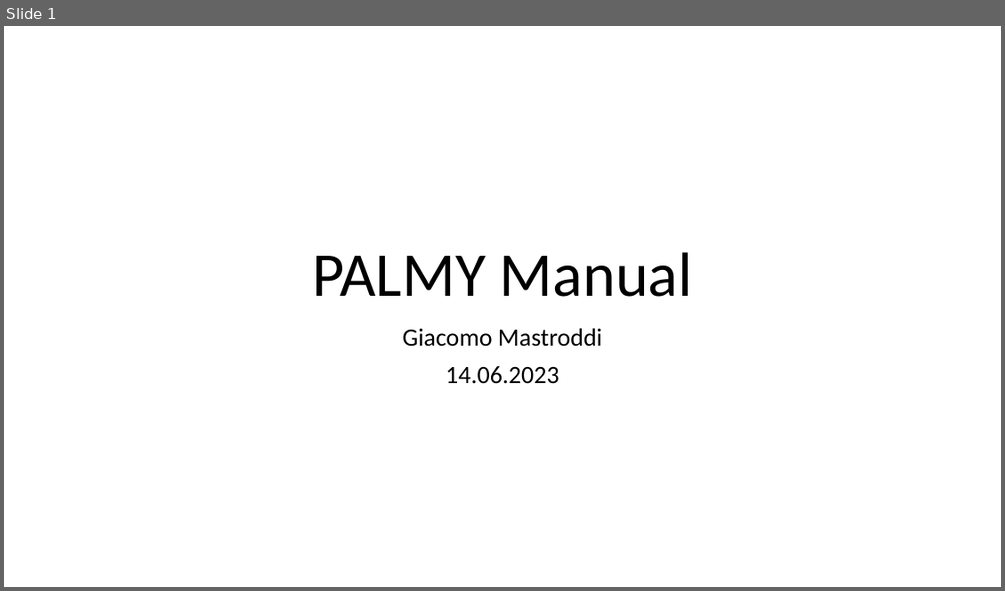
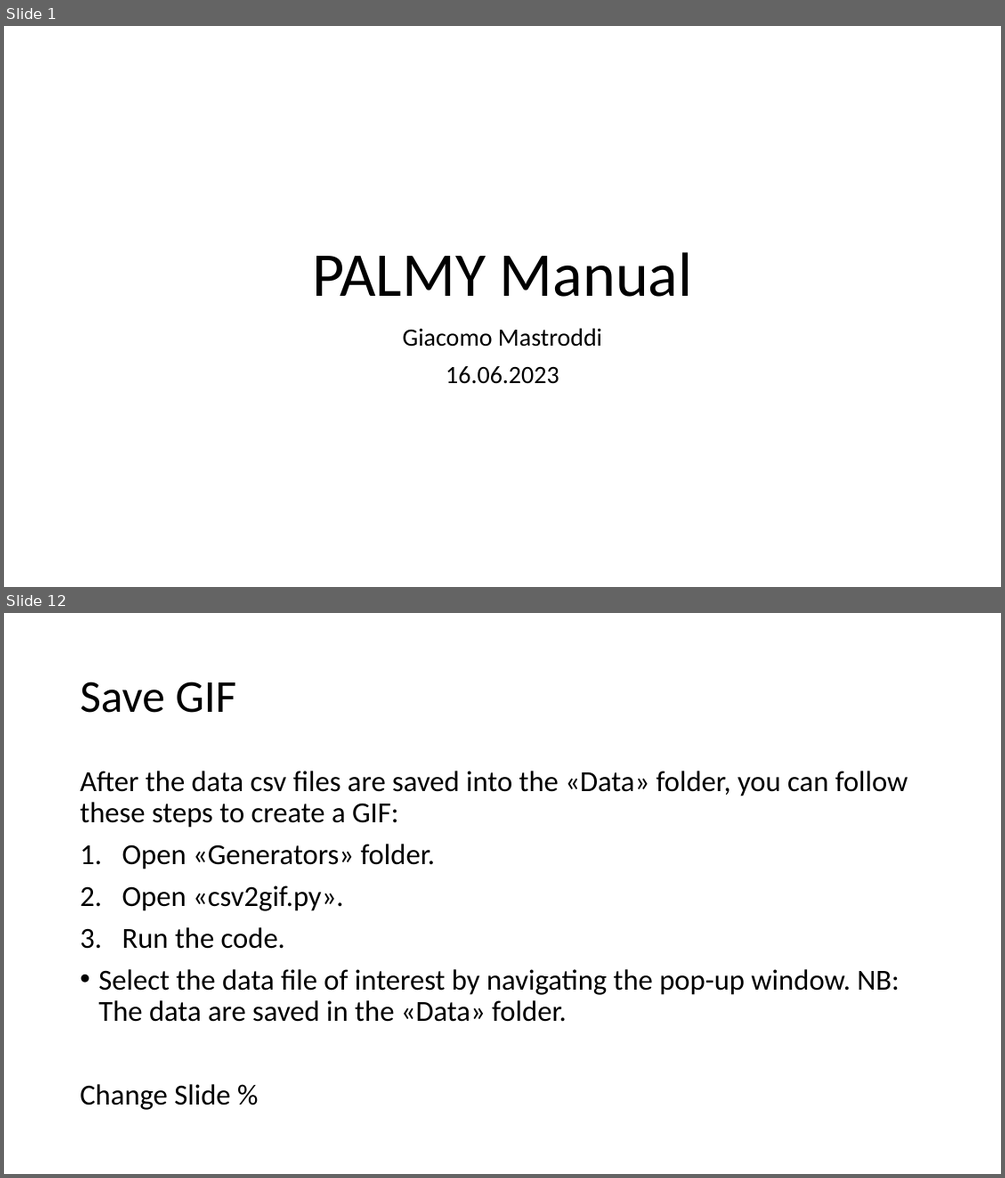
Before and after one commit to Jackmastro/Civil_Service, a slide deck: Documentation/PALMY_Manual.pptx. Shown one above the other, each under a label of ours: slide 1 before the commit, slides 1 and 12 after it; the slides between them are not shown. The pictures are 1005x591 and 1005x1178 pixels, drawn with LibreOffice and Linux fonts; fonts in the diff are those of the drawing. Boxes give left, top, right and bottom in pixels: in the first picture for what was removed or moved away, otherwise in the second. Text is boxed around its words. In the diff, an @@ line names an element or a change of style, - is before the commit and + after.

```diff
--- a/Documentation/PALMY_Manual.pptx
+++ b/Documentation/PALMY_Manual.pptx
@@ slide 12 added at bbox=[4, 613, 1001, 1174], background #FFFFFF @@
@@ title added at bbox=[80, 682, 237, 713], 44 pt, text #000000 @@
+Save GIF
@@ text added at bbox=[80, 771, 908, 1110], 28 pt, text #000000 @@
+After the data csv files are saved into the «Data» folder, you can follow these steps to create a GIF:
+1. Open «Generators» folder.
+2. Open «csv2gif.py».
+3. Run the code.
+• Select the data file of interest by navigating the pop-up window. NB: The data are saved in the «Data» folder.
+Change Slide %
@@ slide 1 changed as well @@
@@ subtitle at bbox=[445, 366, 559, 384]: text changed @@
-14.06.2023
+16.06.2023
```
Also in this commit, not shown: 14 other slides added, 6 other files.
